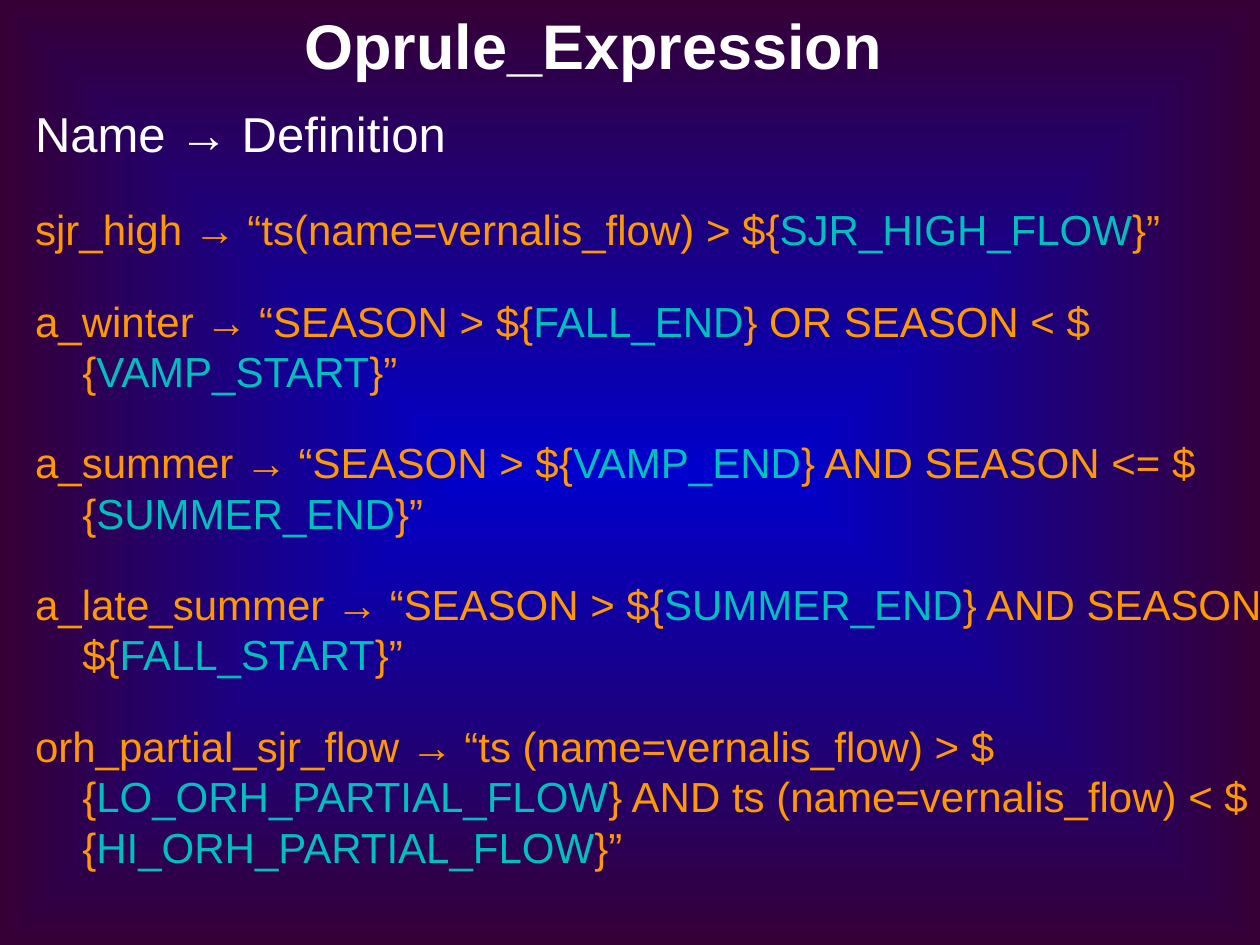
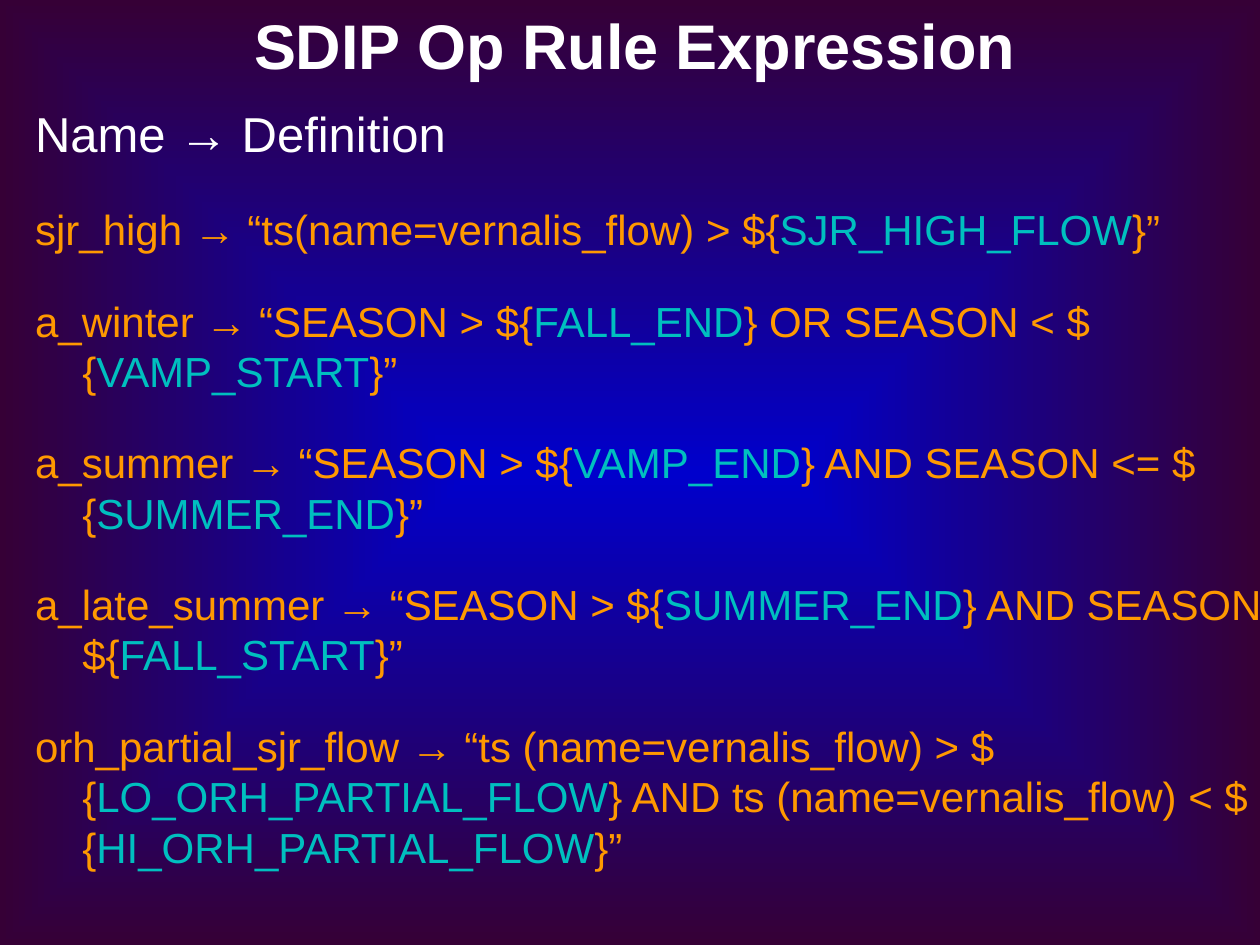
Before and after one commit to CADWRDeltaModeling/dsm2, a slide deck: slide 14 of dsm2/presentations/DSM2 Operting Rule.ppt (slide 16 before the commit). Drawn at 1260x945 pixels with LibreOffice and Linux fonts; fonts in the diff are those of the drawing. Boxes give left, top, right and bottom in pixels: in the first picture for what was removed or moved away, otherwise in the second. Text is boxed around its words. In the diff, an @@ line names an element or a change of style, - is before the commit and + after.

Commit message:
Deleted a couple slides that have common material with other Op Rule presentation.

Former-commit-id: ebe11ce4a73ba4a0ecfd9da2ef5b83c683e81002

```diff
--- a/dsm2/presentations/DSM2 Operting Rule.ppt
+++ b/dsm2/presentations/DSM2 Operting Rule.ppt
@@ text at [254, 23, 1015, 80]: text changed @@
-Oprule_Expression
+SDIP Op Rule Expression
```
Also in this commit, not shown: 2 other slides changed, 3 slides removed.
